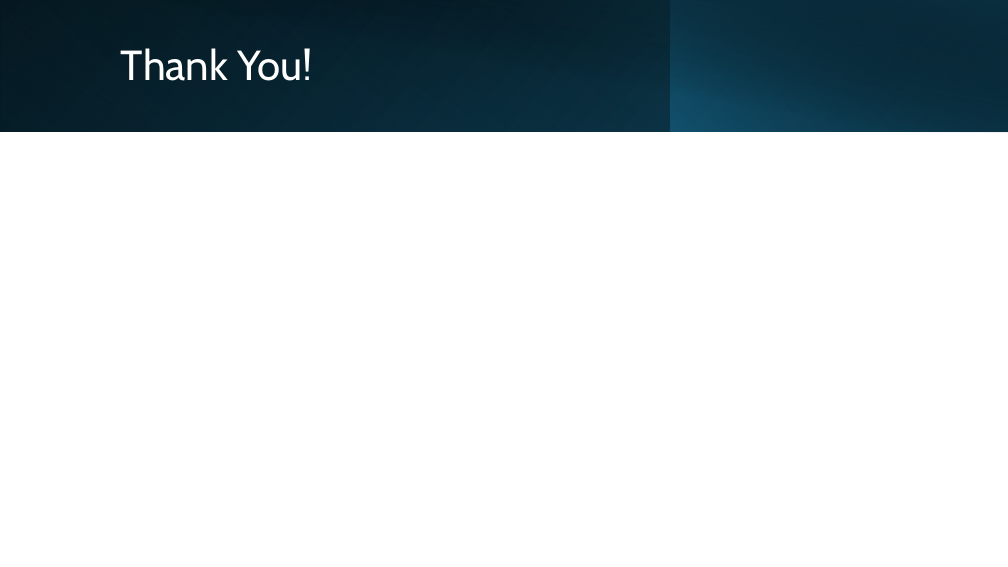
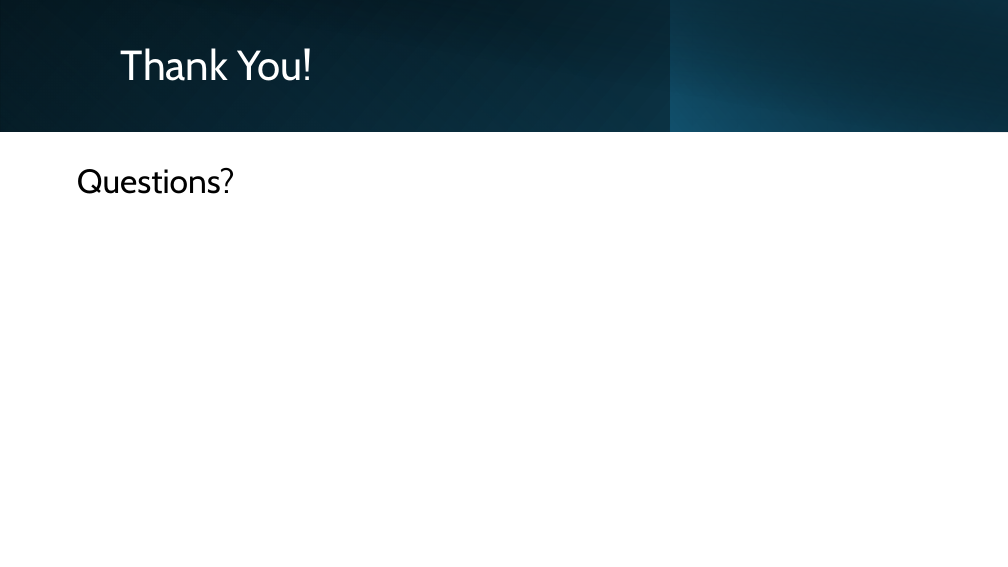
Before and after one commit to brian-campbell/ai-bootcamp-project-1, a slide deck: slide 16 of Project-1-Presentation.pptx. Drawn at 1008x567 pixels with LibreOffice and Linux fonts; fonts in the diff are those of the drawing. Boxes give left, top, right and bottom in pixels: in the first picture for what was removed or moved away, otherwise in the second. Text is boxed around its words. In the diff, an @@ line names an element or a change of style, - is before the commit and + after.

Commit message:
Updated last slide

```diff
--- a/Project-1-Presentation.pptx
+++ b/Project-1-Presentation.pptx
@@ text added at (77,168,235,194), 32 pt, text #000000 @@
+Questions?
```
